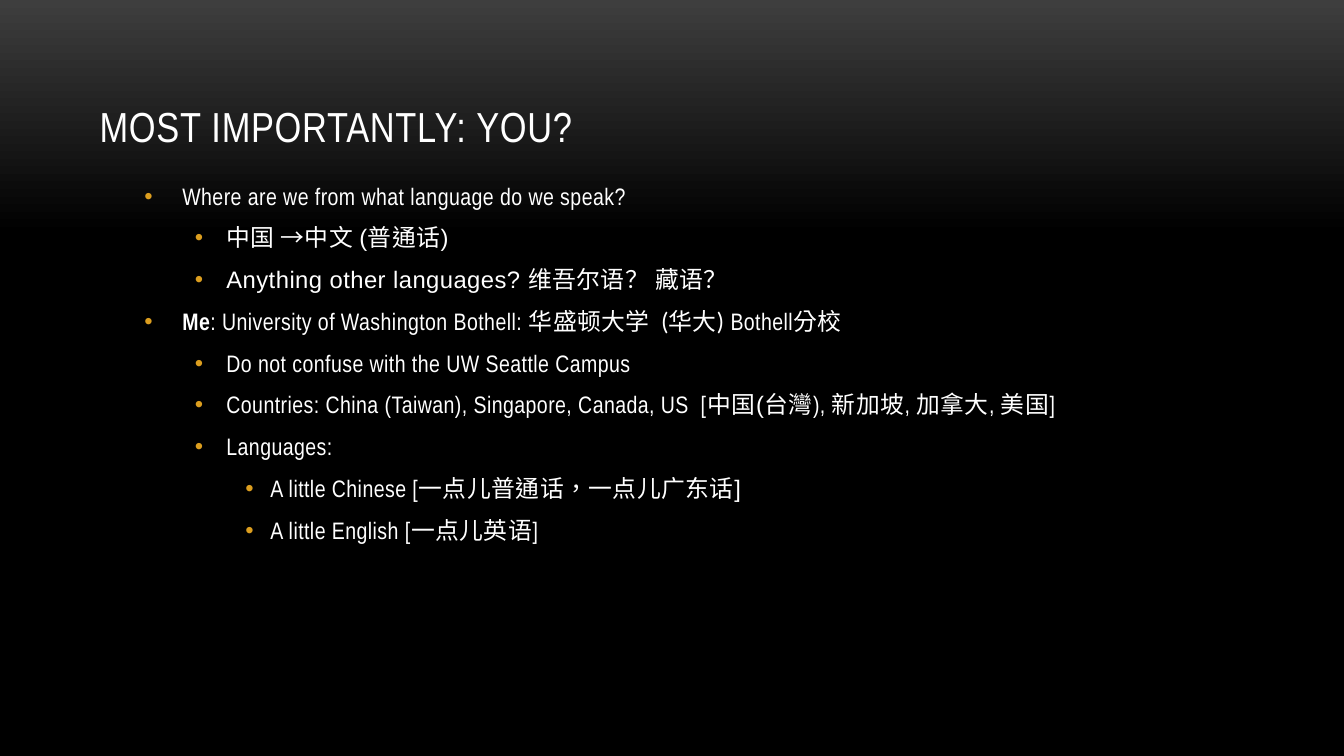
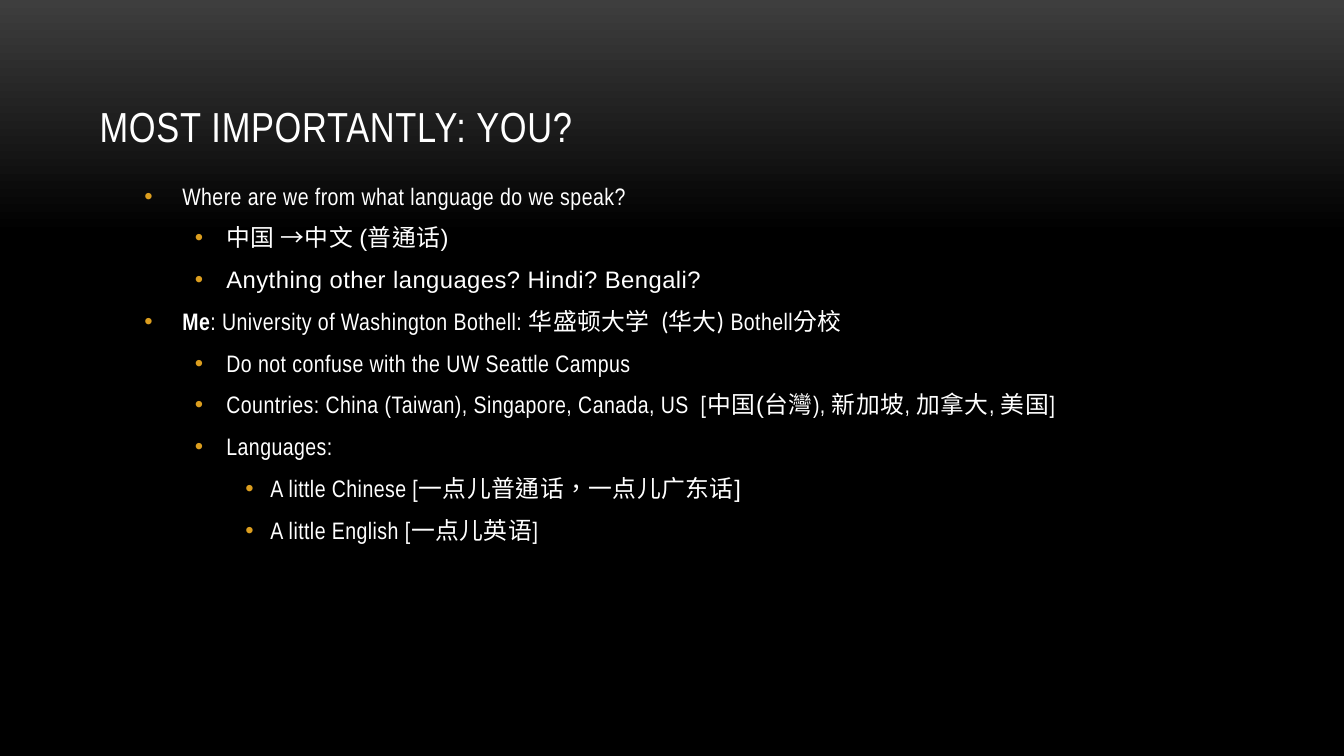
Before and after one commit to myuwbclasses/IntroGameDevelopment, a slide deck: slide 5 of PPT/Intro.pptx. Drawn at 1344x756 pixels with LibreOffice and Linux fonts; fonts in the diff are those of the drawing; background and template pictures are left out. Boxes give left, top, right and bottom in pixels: in the first picture for what was removed or moved away, otherwise in the second. Text is boxed around its words. In the diff, an @@ line names an element or a change of style, - is before the commit and + after.

```diff
--- a/PPT/Intro.pptx
+++ b/PPT/Intro.pptx
@@ text at <box>226,270,701,293</box>: text changed @@
-  • Anything other languages? 维吾尔语？ 藏语？
+  • Anything other languages? Hindi? Bengali?
```
Also in this commit, not shown: 1 other slide changed.
